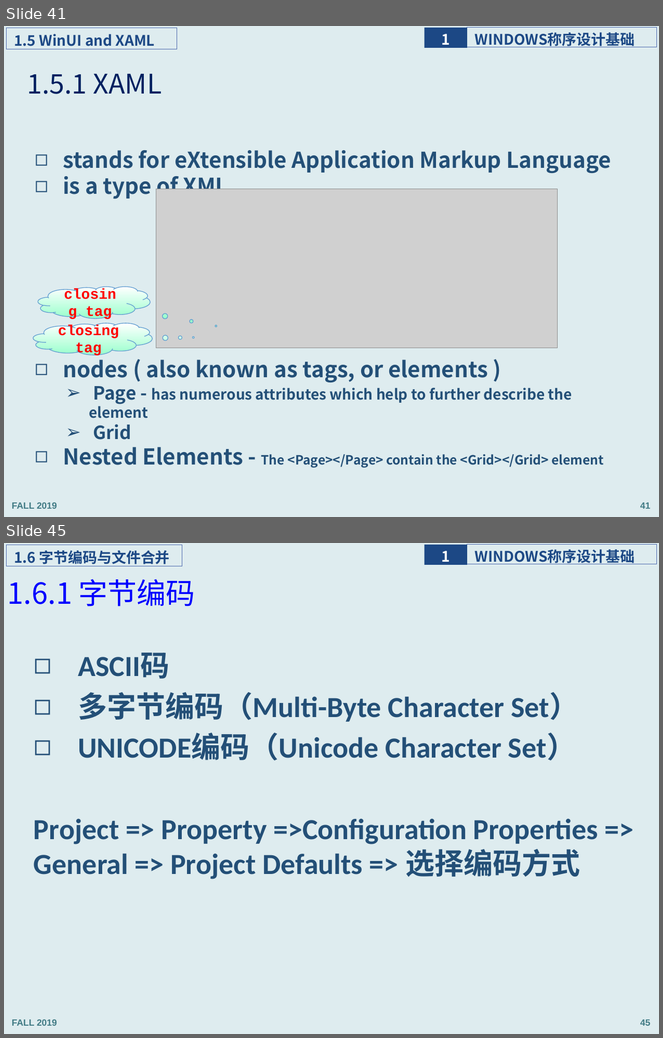
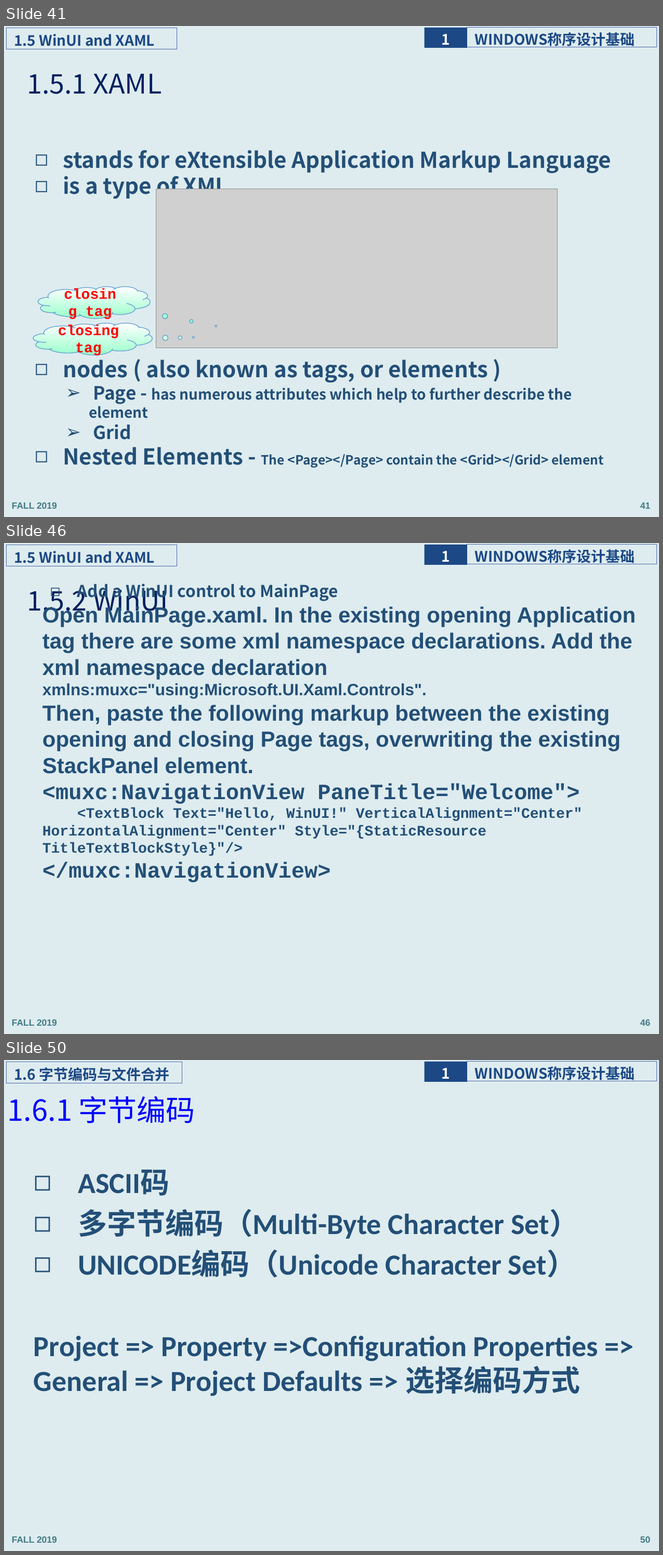
Before and after one commit to programming-windows/ppt, a slide deck: programmingWindows_1.pptx. Shown one above the other, each under a label of ours: slides 41 and 45 before the commit, slides 41, 46 and 50 after it; the slides between them are not shown. The pictures are 663x1038 and 663x1555 pixels, drawn with LibreOffice and Linux fonts; fonts in the diff are those of the drawing; grey boxes stand for pictures. Boxes give left, top, right and bottom in pixels: in the first picture for what was removed or moved away, otherwise in the second. Text is boxed around its words. In the diff, an @@ line names an element or a change of style, - is before the commit and + after.

```diff
--- a/programmingWindows_1.pptx
+++ b/programmingWindows_1.pptx
@@ slide 46 added at (4, 543, 659, 1034), background #DEECEF; not listed: 5 template elements that a slide beside it also shows @@
@@ title added at (27, 584, 168, 617), 29.7 pt, text #002060 @@
+1.5.2 WinUI
@@ text added at (42, 584, 636, 883), 24 pt, text #234F77, bold @@
+◻ Add a WinUI control to MainPage
+Open MainPage.xaml. In the existing opening Application tag there are some xml namespace declarations. Add the xml namespace declaration xmlns:muxc="using:Microsoft.UI.Xaml.Controls".
+Then, paste the following markup between the existing opening and closing Page tags, overwriting the existing StackPanel element.
+<muxc:NavigationView PaneTitle="Welcome">
+<TextBlock Text="Hello, WinUI!" VerticalAlignment="Center" HorizontalAlignment="Center" Style="{StaticResource TitleTextBlockStyle}"/>
+</muxc:NavigationView>
@@ what was slide 45 is now slide 50 @@
@@ page number at (640, 1537, 650, 1543): text changed @@
-45
+50
```
Also in this commit, not shown: 18 slides changed, 4 other slides added.
